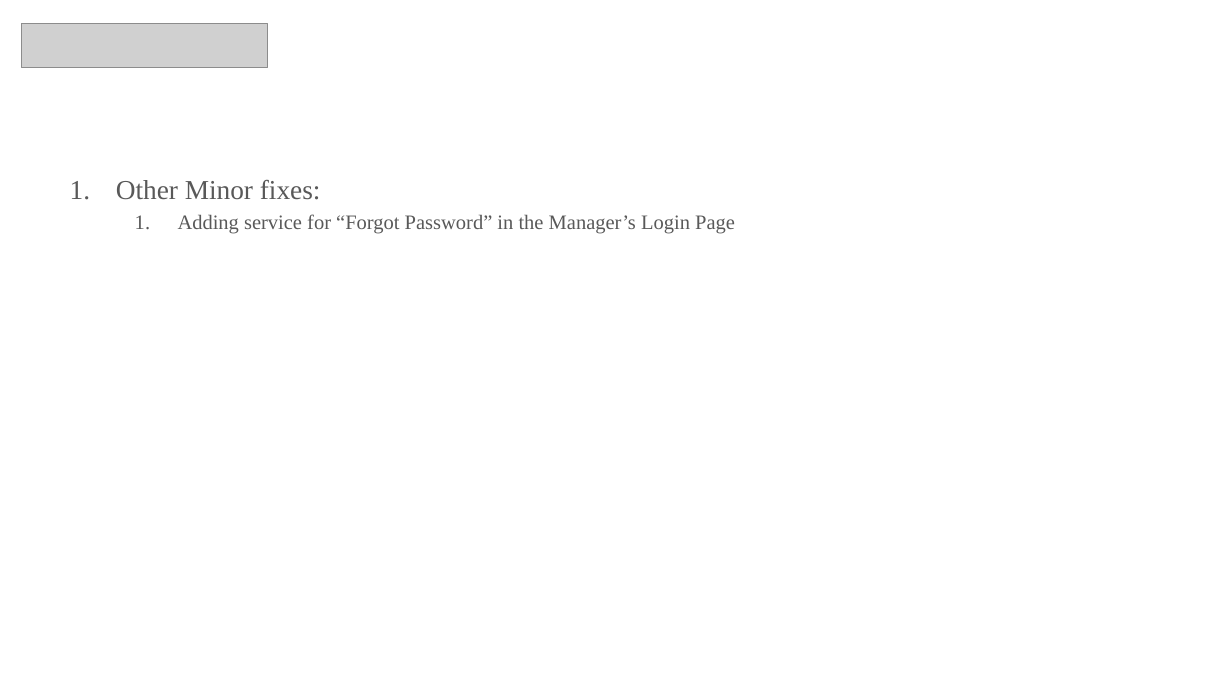
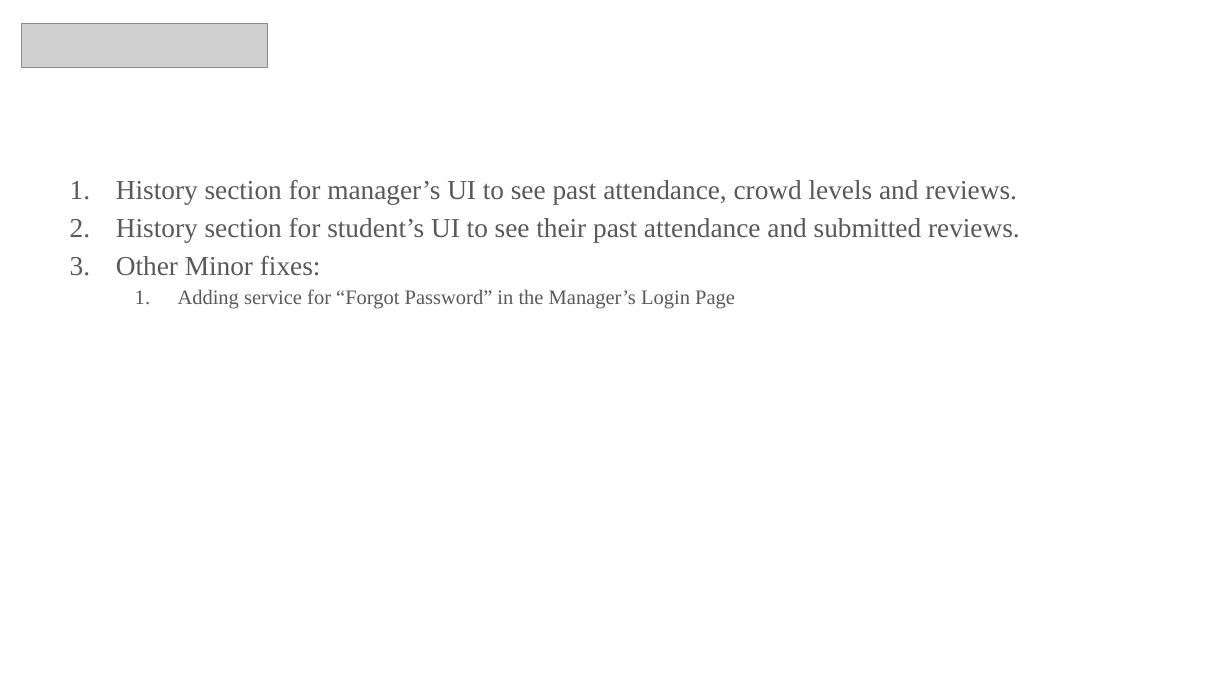
Before and after one commit to InfinityxR9/SmartMess, a slide deck: slide 13 of presentation.pptx. Drawn at 1232x693 pixels with LibreOffice and Linux fonts; fonts in the diff are those of the drawing; grey boxes stand for pictures. Boxes give left, top, right and bottom in pixels: in the first picture for what was removed or moved away, otherwise in the second. Text is boxed around its words. In the diff, an @@ line names an element or a change of style, - is before the commit and + after.

Commit message:
Changes in TODO.txt and Presentation

```diff
--- a/presentation.pptx
+++ b/presentation.pptx
@@ text at box(116, 180, 1020, 242): paragraphs added @@
+1. History section for manager’s UI to see past attendance, crowd levels and reviews.
+2. History section for student’s UI to see their past attendance and submitted reviews.
```
Also in this commit, not shown: 1 other file.
